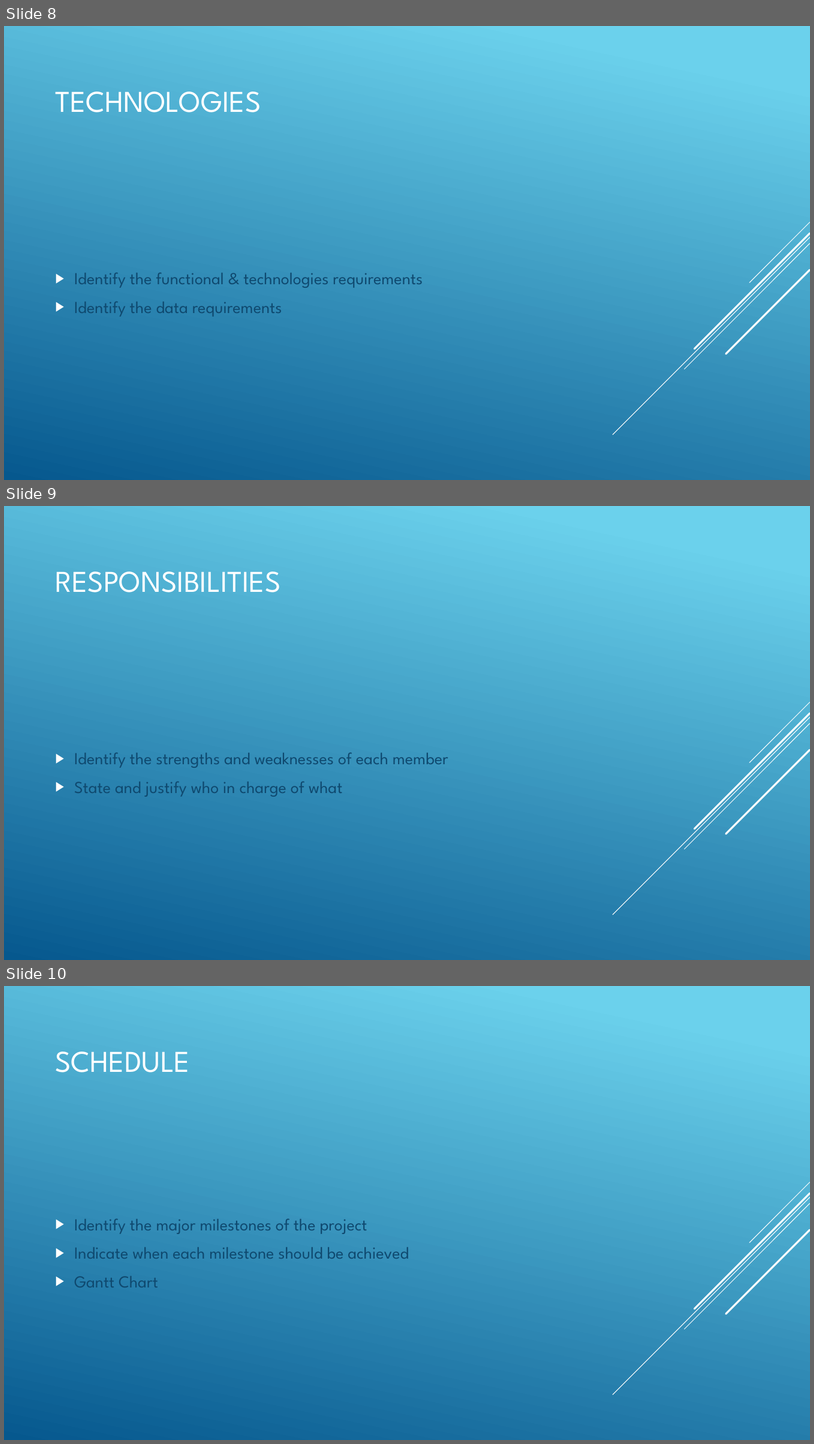
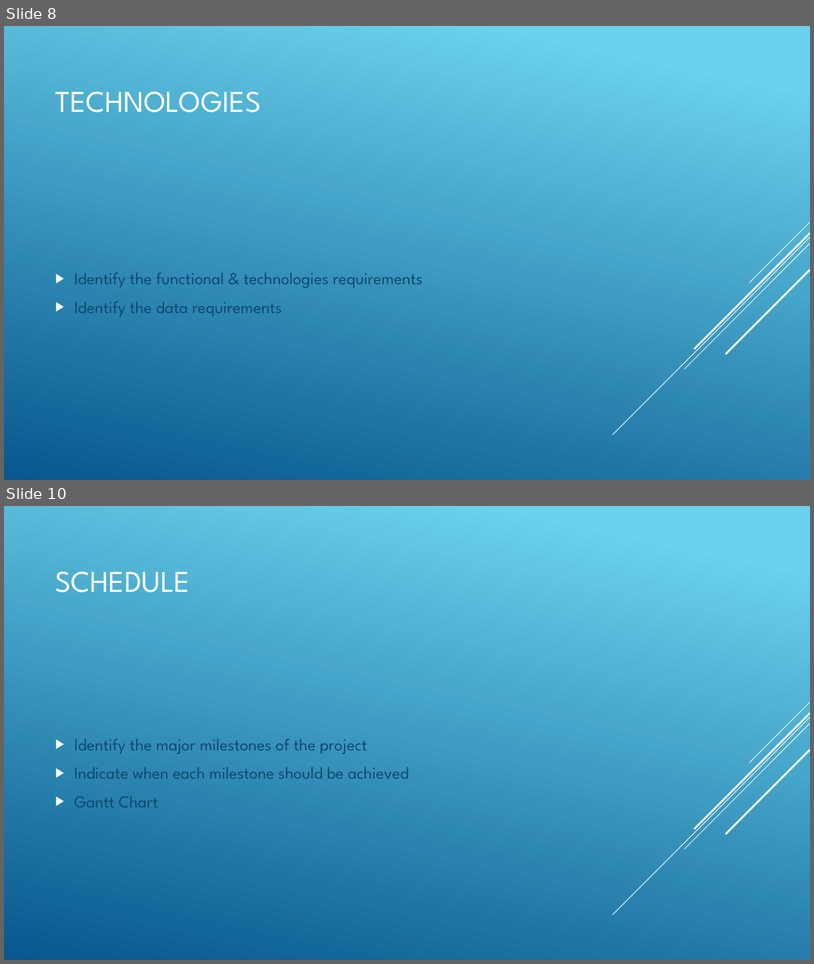
Before and after one commit to DCAL12/Resource-Management, a slide deck: ResourceManagementPresentation.pptx. Shown one above the other, each under a label of ours: slides 8, 9 and 10 before the commit, slides 8 and 10 after it; the slides between them are not shown. The pictures are 814x1444 and 814x964 pixels, drawn with LibreOffice and Linux fonts; fonts in the diff are those of the drawing. Boxes give left, top, right and bottom in pixels: in the first picture for what was removed or moved away, otherwise in the second. Text is boxed around its words. In the diff, an @@ line names an element or a change of style, - is before the commit and + after.

```diff
--- a/ResourceManagementPresentation.pptx
+++ b/ResourceManagementPresentation.pptx
@@ slide 9 removed at <box>4,506,810,960</box>, background gradient #6ED2EB to #06588E; not listed: 5 template elements that a slide beside it also shows @@
@@ title removed at <box>56,571,281,592</box> @@
-RESPONSIBILITIES
@@ text removed at <box>74,752,449,796</box> @@
-▶ Identify the strengths and weaknesses of each member
-▶ State and justify who in charge of what
```
Also in this commit, not shown: 2 slides changed, 1 slide added.
